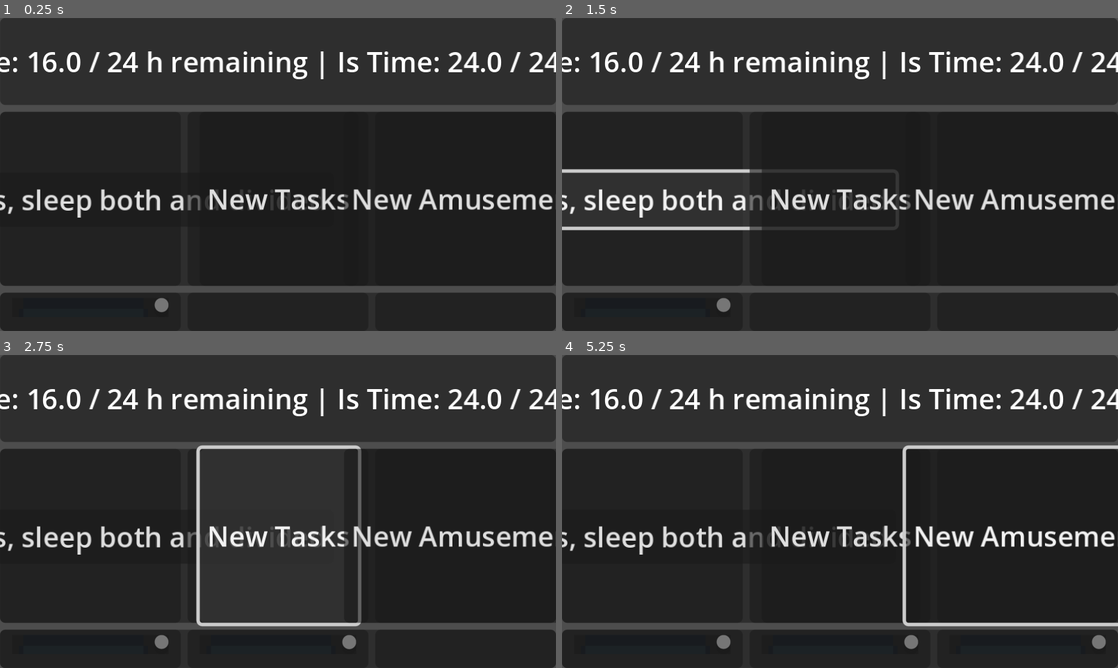
Above: before the commit, frames 1-4 (two rows, left to right).
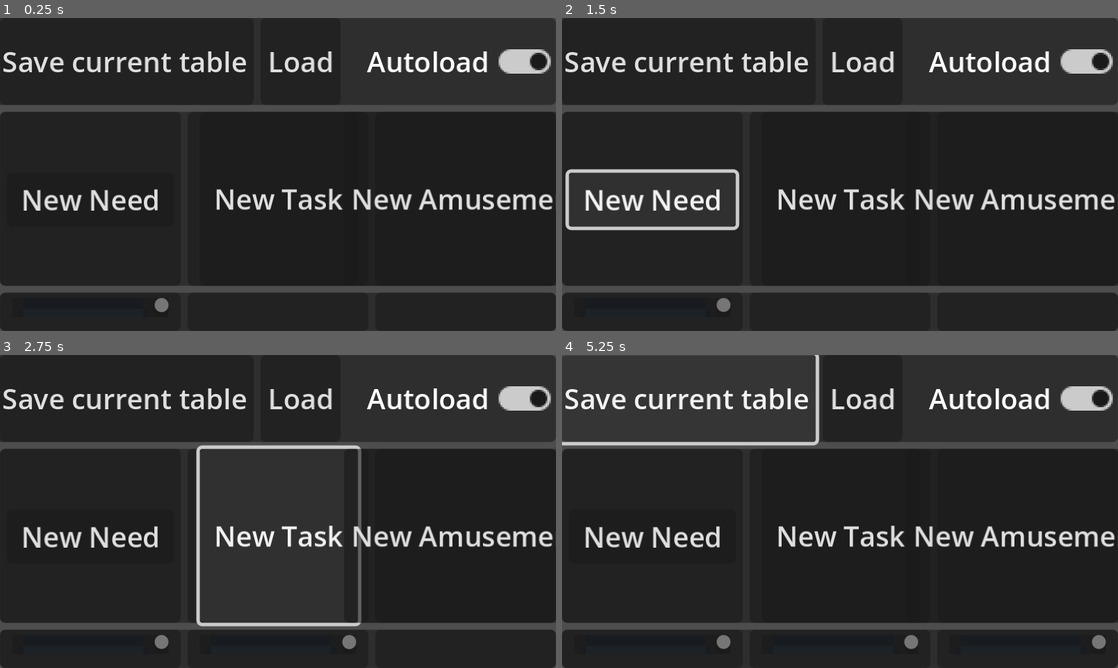
Above: after the commit, the same moments.

Repository: Furio-Faerfax/simpleTPlan
Game: Godot game, scene res://scenes/root.tscn
Two runs of this game, one before a commit and one after it. Both use one fixed random seed, a clock stepped at 60 frames per second and the inputs below.
Inputs (mouse positions are in pixels of both pictures, inside the frame that each line leads up to):
- Up to frame 1 (0.25 s): no input
- Up to frame 2 (1.5 s): click "New Needs, sleep both and div…" (after the commit: "New Need") at 0.5 s; click "New Needs, sleep both and div…" (after the commit: "New Need") at 1.25 s
- Up to frame 3 (2.75 s): click "New Tasks" (after the commit: "New Task") at 2 s
- Up to frame 4 (5.25 s): click "New Tasks" (after the commit: "New Task") at 2.75 s; click "New Amusement" at 3.5 s; click "New Amusement" at 4.25 s; click (684, 398) at 5 s, where only the run after the commit has a clickable "Save current table"

The runs differ from the first frame. In frame 1, 5.9% of the frame differs, in the area x 0-100%, y 0-64%; in frame 2, 6.7%; in frame 3, 5.9%; in frame 4, 7.7%, in the area x 0-100%, y 0-87%.
Error after the commit: Invalid access to property or key 'autoload' on a base object of type 'Dictionary'. (res://scripts/app.gd:23)

Commit message:
implemented save/load with autoload option

Diff:
--- a/scenes/root.tscn
+++ b/scenes/root.tscn
@@ -24,19 +24,33 @@
 custom_minimum_size = Vector2(0, 50)
 layout_mode = 2
 
-[node name="global_time" type="Label" parent="vertical_layout/header"]
-layout_mode = 1
-anchors_preset = 8
-anchor_left = 0.5
-anchor_top = 0.5
-anchor_right = 0.5
-anchor_bottom = 0.5
-offset_left = -20.0
-offset_top = -11.5
-offset_right = 20.0
-offset_bottom = 11.5
-grow_horizontal = 2
-grow_vertical = 2
+[node name="layout" type="HBoxContainer" parent="vertical_layout/header"]
+layout_mode = 1
+anchors_preset = 15
+anchor_right = 1.0
+anchor_bottom = 1.0
+grow_horizontal = 2
+grow_vertical = 2
+
+[node name="save" type="Button" parent="vertical_layout/header/layout"]
+layout_mode = 2
+size_flags_horizontal = 2
+text = "Save current table"
+
+[node name="load" type="Button" parent="vertical_layout/header/layout"]
+layout_mode = 2
+size_flags_horizontal = 2
+text = "Load"
+
+[node name="global_time" type="Label" parent="vertical_layout/header/layout"]
+layout_mode = 2
+size_flags_horizontal = 3
+
+[node name="autoload" type="CheckButton" parent="vertical_layout/header/layout"]
+layout_mode = 2
+size_flags_horizontal = 10
+button_pressed = true
+text = "Autoload"
 
 [node name="column_head" type="Panel" parent="vertical_layout"]
 custom_minimum_size = Vector2(0, 100)
@@ -70,7 +84,7 @@
 grow_vertical = 2
 size_flags_horizontal = 4
 size_flags_vertical = 4
-text = "New Needs, sleep both and divided"
+text = "New Need"
 
 [node name="tasks" type="Panel" parent="vertical_layout/column_head/column_layout"]
 layout_mode = 2
@@ -89,7 +103,7 @@
 offset_bottom = 50.0
 grow_horizontal = 2
 grow_vertical = 2
-text = "New Tasks"
+text = "New Task"
 
 [node name="amusement" type="Panel" parent="vertical_layout/column_head/column_layout"]
 layout_mode = 2
@@ -192,6 +206,9 @@
 size_flags_horizontal = 3
 size_flags_vertical = 3
 
+[connection signal="pressed" from="vertical_layout/header/layout/save" to="." method="_on_save_pressed"]
+[connection signal="pressed" from="vertical_layout/header/layout/load" to="." method="_on_load_pressed"]
+[connection signal="toggled" from="vertical_layout/header/layout/autoload" to="." method="_on_autoload_toggled"]
 [connection signal="pressed" from="vertical_layout/column_head/column_layout/needs/new_need" to="." method="_on_new_need_pressed"]
 [connection signal="pressed" from="vertical_layout/column_head/column_layout/tasks/new_task" to="." method="_on_new_task_pressed"]
 [connection signal="pressed" from="vertical_layout/column_head/column_layout/amusement/new_amusement" to="." method="_on_new_amusement_pressed"]
--- a/scripts/app.gd
+++ b/scripts/app.gd
@@ -1,9 +1,10 @@
 extends Control
-@onready var global_time: Label = $vertical_layout/header/global_time
+@onready var global_time: Label = $vertical_layout/header/layout/global_time
 
 @onready var entries_needs: VBoxContainer = $vertical_layout/body/columns/needs/scroller/entries
 @onready var entries_tasks: VBoxContainer = $vertical_layout/body/columns/tasks/scroller/entries
 @onready var entries_amusements: VBoxContainer = $vertical_layout/body/columns/amusement/scroller/entries
+@onready var autoload: CheckButton = $vertical_layout/header/layout/autoload
 
 const TIME_CARD = preload("res://scenes/time_card.tscn")
 
@@ -12,9 +13,17 @@
 @export var suffix := " h remaining"
 
 @export var _stop_min_max := true
+
+var _save = save_tasks.new()
+var _load = load_task.new()
+
 #zeiten als ziel oder range
 
 func _ready() -> void:
+	print(Settings.settings["autoload"])
+	if Settings.settings["autoload"] == "true":
+		_load.load_tasks([entries_needs, entries_tasks, entries_amusements])
+		autoload.button_pressed = true
 	update_global_time()
 	Global.timing_changed.connect(update_global_time)
 	Global.stop_min_max = _stop_min_max
@@ -36,3 +45,17 @@
 func _on_new_amusement_pressed() -> void:
 	var inst = TIME_CARD.instantiate()
 	entries_amusements.add_child(inst)
+
+
+
+func _on_autoload_toggled(toggled_on: bool) -> void:
+	print(toggled_on)
+	Settings.change_setting("autoload", toggled_on)
+
+
+
+func _on_save_pressed() -> void:
+	_save.get_data(entries_needs, entries_tasks, entries_amusements)
+
+func _on_load_pressed() -> void:
+	_load.load_tasks([entries_needs, entries_tasks, entries_amusements])
--- /dev/null
+++ b/scripts/load.gd
@@ -0,0 +1,45 @@
+extends Node
+
+class_name load_task
+const TIME_CARD = preload("res://scenes/time_card.tscn")
+
+var saved_tasks_data
+
+func load_tasks(columns):
+	var file = FileAccess.open(str(Settings.user_dir,Settings.task_file), FileAccess.READ)
+	var json_string = file.get_as_text()
+	var json = JSON.new()
+	var result = json.parse(json_string)
+
+	if result != OK:
+		print("JSON Parse Error: ", json.get_error_message(), " at line ", json.get_error_line())
+	else:
+		saved_tasks_data = json.data
+		print(saved_tasks_data)
+		_empty_board(columns)
+		_spawn_tasks(columns)
+
+
+func _empty_board(columns):
+	for all in columns:
+		_empty_column(all)
+
+func _empty_column(column):
+	if column.get_child_count() > 0:
+		for each in column.get_children():
+			each.queue_free()
+
+func _spawn_tasks(columns):
+	var column := 0
+	for each in saved_tasks_data:
+		for entry in each:
+			var card = TIME_CARD.instantiate()
+
+			card.title = entry[0]
+			card.planned_time_val = entry[1]
+
+			if entry[0] == "Sleep":
+				card._fixed = true
+
+			columns[column].add_child(card)
+		column += 1
--- /dev/null
+++ b/scripts/save.gd
@@ -0,0 +1,35 @@
+extends Node
+
+class_name  save_tasks
+
+func get_data(needs, tasks, amusements):
+	var data_array := []
+	var data :JSON = JSON.new()
+
+	var entry_data := []
+	for entry in needs.get_children():
+		entry_data.push_back(get_entry_data(entry))
+	data_array.push_back(entry_data)
+
+	entry_data = []
+	for entry in tasks.get_children():
+		entry_data.push_back(get_entry_data(entry))
+	data_array.push_back(entry_data)
+
+	entry_data = []
+	for entry in amusements.get_children():
+		entry_data.push_back(get_entry_data(entry))
+	data_array.push_back(entry_data)
+
+	var data_string := JSON.stringify(data_array)
+	data.parse(data_string)
+	save_tasks(data_string)
+
+func get_entry_data(entry) -> Array:
+	return [entry.title_label.text,entry.planned_time_val]#,entry.is_time_val]
+
+
+func save_tasks(data: String):
+	var file = FileAccess.open(str(Settings.user_dir,Settings.task_file), FileAccess.WRITE)
+	file.store_string(data)
+	file.close()
--- a/scripts/settings.gd
+++ b/scripts/settings.gd
@@ -3,6 +3,7 @@
 const VERSION: String = "v1.0.0"
 const user_dir: String = "user://"
 const setting_file: String = "settings.txt"
+const task_file = "tasks.json"
 
 var test = 0
 
@@ -58,6 +59,8 @@
 	match setting:
 		"first_start":
 			settings["first_start"] = boo
+		"autoload":
+			settings["autoload"] = boo
 		_:
 			pass
 	_save_settings()
@@ -95,6 +98,8 @@
 			"dash":
 				settings["dash"] = line[1]
 				key_map["dash"] = line[1]
+			"autoload":
+				settings["autoload"] = line[1]
 			_:
 				pass
 
--- a/scripts/time_card.gd
+++ b/scripts/time_card.gd
@@ -28,6 +28,7 @@
 
 	if _fixed:
 		delete.queue_free()
+		title_label.editable =false
 
 
 func _on_delete_pressed() -> void:
--- a/scripts/util/hud_lsp_on_screen_console.gd
+++ /dev/null
@@ -1,44 +0,0 @@
-extends CanvasLayer
-#This is more a current workarround solution, getting a Console output ingame, while trying out if editing Godot projects with neovim works for me, I lack yet of experience how to do it over Godot. just started using neovim
-#
-@onready var bg: ColorRect = $container/bg
-@onready var console: VBoxContainer = $container/bg/scroller/console
-@onready var scroller: ScrollContainer = $container/bg/scroller
-@onready var container: Control = $container
-
-var visibl = true
-
-var _log = []
-
-var file: file_handler = file_handler.new()
-
-func _ready() -> void:
-	Global.send_console_message.connect(print_console_in_game)
-
-
-func _input(event: InputEvent) -> void:
-	if event.is_action_pressed("f2"):
-		visibl = !visibl
-		container.visible = visibl
-		Global.pr("The visibility is now set to: "+str(visibl))
-
-
-func print_console_in_game(_str):
-	if bg.color.a == 0:
-		bg.color.a = 0.25
-
-	_log.push_back(_str)
-	var label: Label = Label.new()
-	label.label_settings = LabelSettings.new()
-	label.label_settings.font_size = 5
-
-	label.text = _log[_log.size()-1]
-
-	console.add_child(label)
-	console.move_child(label, 0)
-
-	var log_str = ""
-	for lines in _log:
-		log_str += lines+"\n"
-
-	file.save(Settings.user_dir+str("log.txt"), log_str)
Not shown, added: scripts/load.gd.uid
Not shown, added: scripts/save.gd.uid
Not shown, changed: scripts/util/file.gd.uid
Not shown, removed: scripts/util/hud_lsp_on_screen_console.gd.uid
Not shown, changed: scripts/util/project_settings.gd.uid
